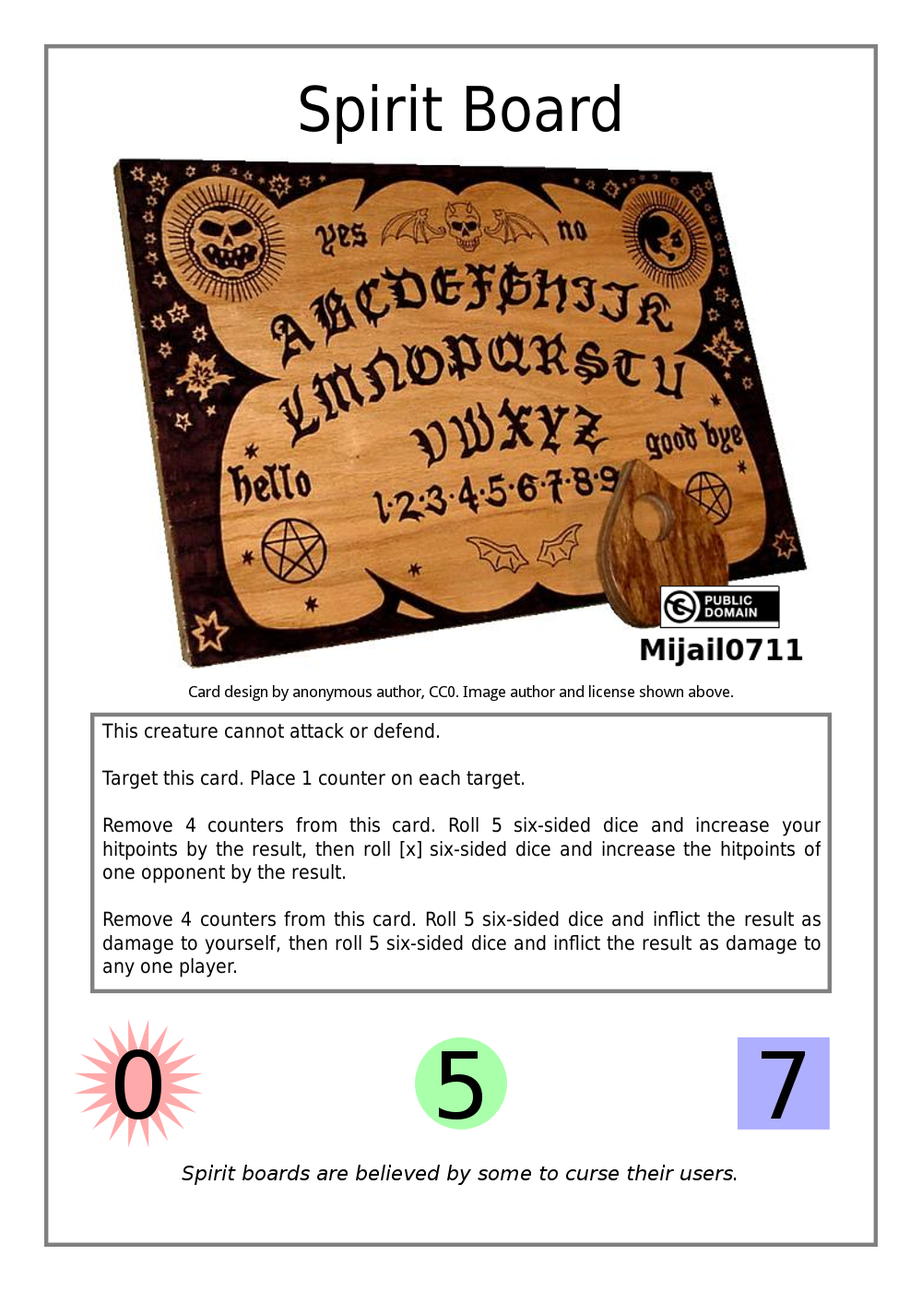
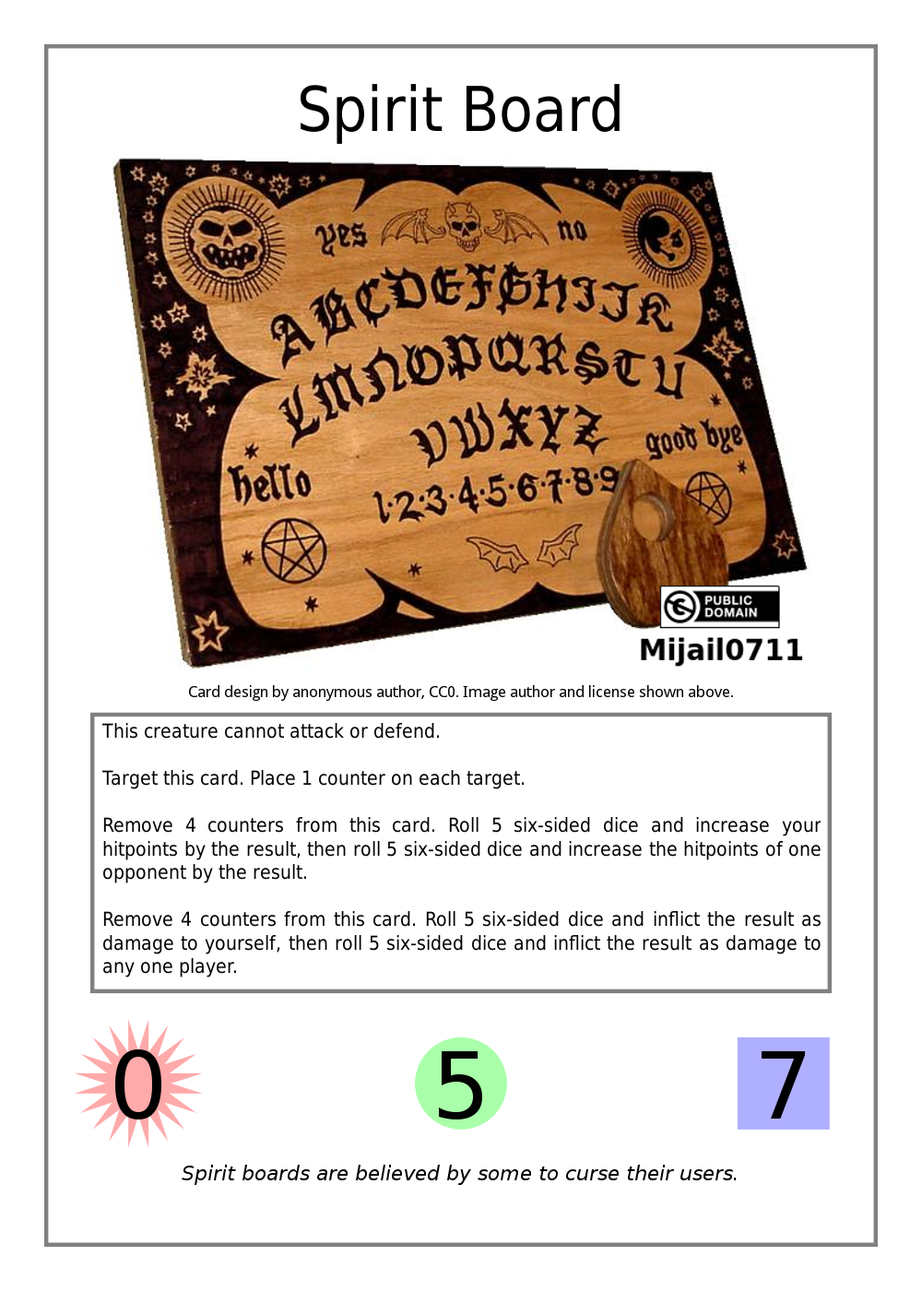
Comparing the layer stacks of the two 922px x 1291px images. Changes:
painted on "Effect Text" over [114, 841, 822, 884]
